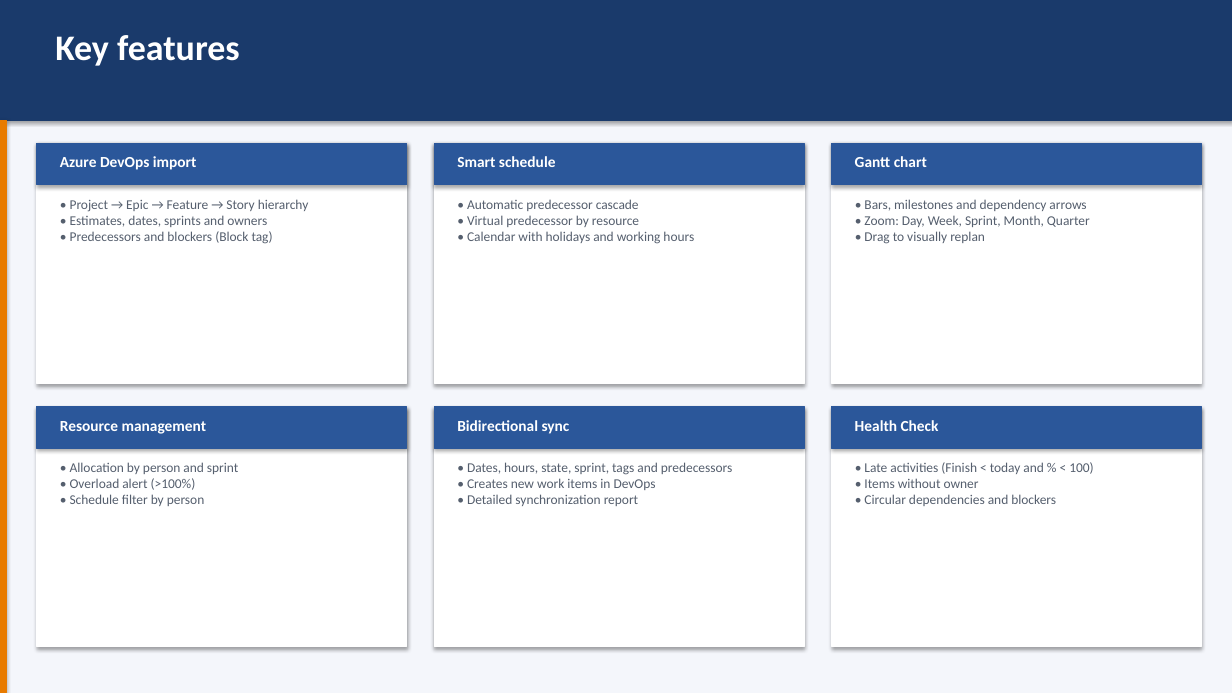
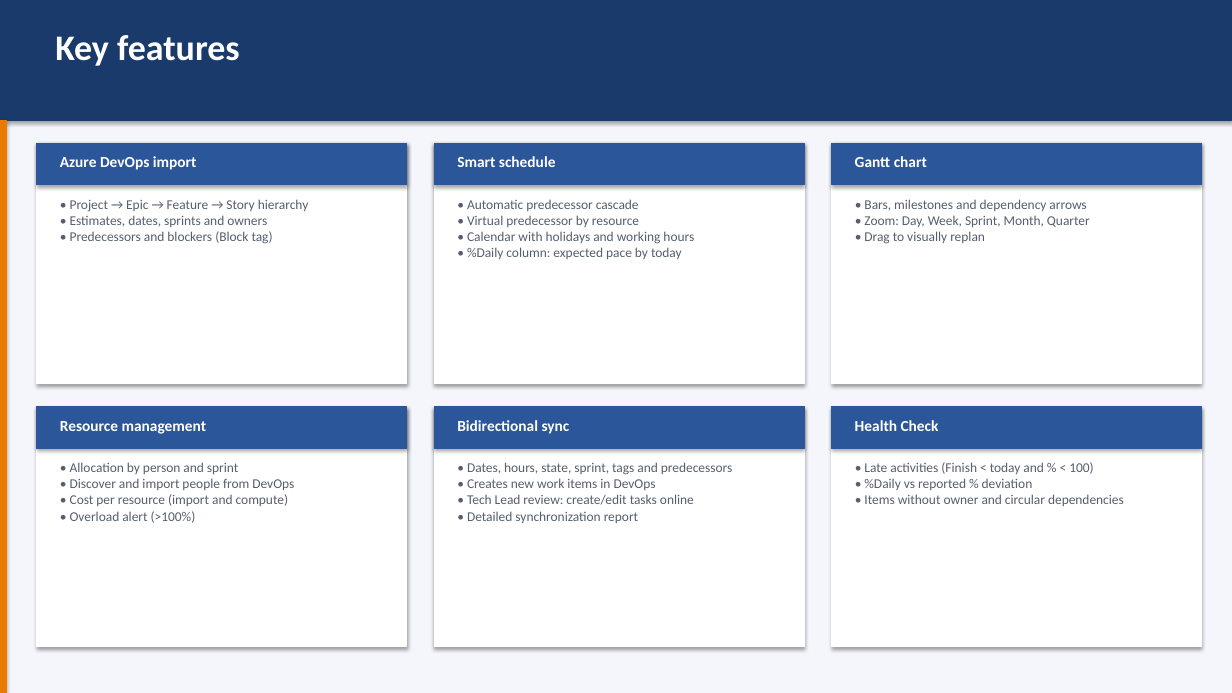
Before and after one commit to carmonexus/NXProject, a slide deck: slide 4 of NXProject_Intelligent_DevOps_Planning_EN.pptx. Drawn at 1232x693 pixels with LibreOffice and Linux fonts; fonts in the diff are those of the drawing. Boxes give left, top, right and bottom in pixels: in the first picture for what was removed or moved away, otherwise in the second. Text is boxed around its words. In the diff, an @@ line names an element or a change of style, - is before the commit and + after.

Commit message:
Hints nos cabecalhos do cronograma + coluna %Daily + PPT com logo transparente (v1.0.46.16)
- Tooltip (nome + descricao) em cada coluna do TaskGridControl, i18n pt-BR/en-US
- Coluna %Daily (% esperado ate hoje) com toggle e destaque de desvio
- Scripts gera_ppt: novas funcionalidades e logo Nexus XData transparente no encerramento

```diff
--- a/NXProject_Intelligent_DevOps_Planning_EN.pptx
+++ b/NXProject_Intelligent_DevOps_Planning_EN.pptx
@@ text at <box>467,199,694,259</box>: text changed @@
-• Automatic predecessor cascade
-• Virtual predecessor by resource
-• Calendar with holidays and working hours
+• Automatic predecessor cascade
+• Virtual predecessor by resource
+• Calendar with holidays and working hours
+• %Daily column: expected pace by today
@@ text at <box>70,462,294,523</box>: text changed @@
-• Allocation by person and sprint
-• Overload alert (>100%)
-• Schedule filter by person
+• Allocation by person and sprint
+• Discover and import people from DevOps
+• Cost per resource (import and compute)
+• Overload alert (>100%)
@@ text at <box>467,462,732,523</box>: text changed @@
-• Dates, hours, state, sprint, tags and predecessors
-• Creates new work items in DevOps
-• Detailed synchronization report
+• Dates, hours, state, sprint, tags and predecessors
+• Creates new work items in DevOps
+• Tech Lead review: create/edit tasks online
+• Detailed synchronization report
@@ text at <box>864,462,1124,506</box>: text changed @@
-• Late activities (Finish < today and % < 100)
-• Items without owner
-• Circular dependencies and blockers
+• Late activities (Finish < today and % < 100)
+• %Daily vs reported % deviation
+• Items without owner and circular dependencies
```
Also in this commit, not shown: 1 other slide changed, 12 other files.
